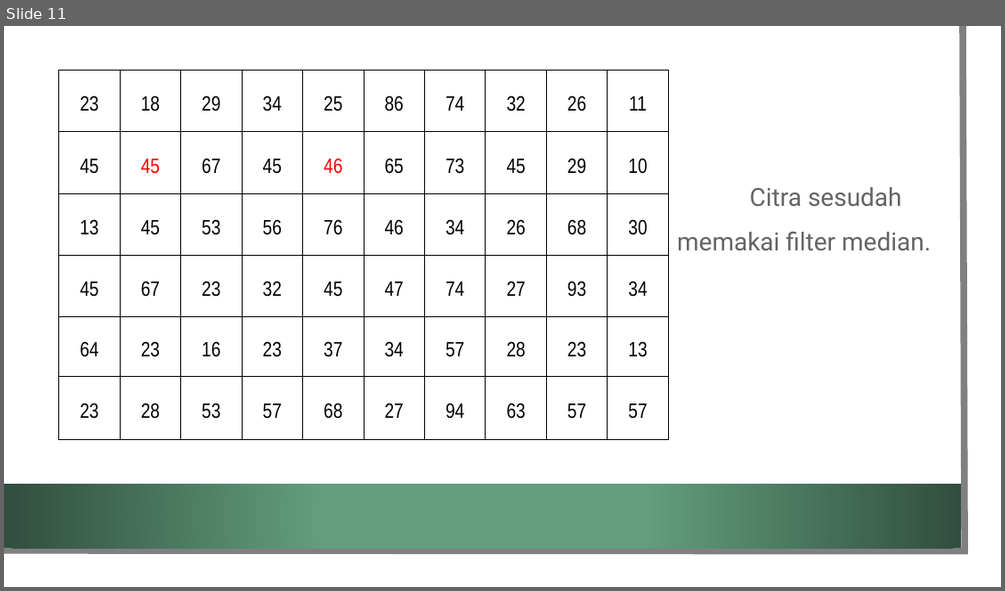
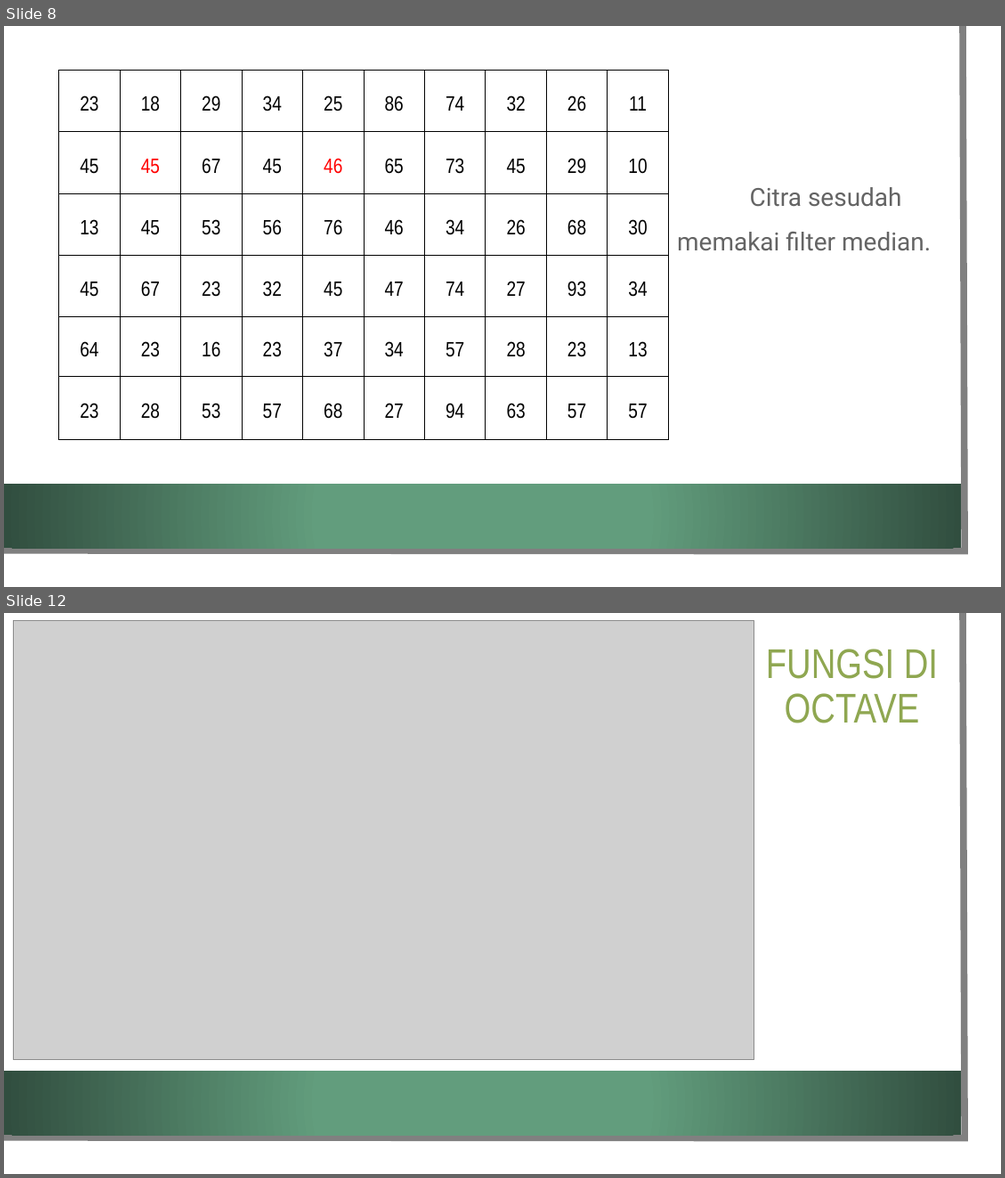
Before and after one commit to putritta06/my_repository, a slide deck: PEMROSESAN_CITRA_DIGITAL/KEL 7_MEDIAN FILTER IMAGE PROCESSING.pptx. Shown one above the other, each under a label of ours: slide 11 before the commit, slides 8 and 12 after it; the slides between them are not shown. The pictures are 1005x591 and 1005x1178 pixels, drawn with LibreOffice and Linux fonts; fonts in the diff are those of the drawing; grey boxes stand for pictures; background and template pictures are left out. Boxes give left, top, right and bottom in pixels: in the first picture for what was removed or moved away, otherwise in the second. Text is boxed around its words. In the diff, an @@ line names an element or a change of style, - is before the commit and + after.

```diff
--- a/PEMROSESAN_CITRA_DIGITAL/KEL 7_MEDIAN FILTER IMAGE PROCESSING.pptx
+++ b/PEMROSESAN_CITRA_DIGITAL/KEL 7_MEDIAN FILTER IMAGE PROCESSING.pptx
@@ slide 12 added at <box>4,613,1001,1174</box>, background picture (left out); not listed: 3 template elements that a slide beside it also shows @@
@@ picture added at <box>14,620,754,1060</box> @@
@@ title added at <box>766,649,938,723</box>, 40 pt, text #8FA751 @@
+FUNGSI DI OCTAVE
@@ what was slide 11 is now slide 8 @@
```
Also in this commit, not shown: 3 other slides added, 3 slides removed, 8 other files.
